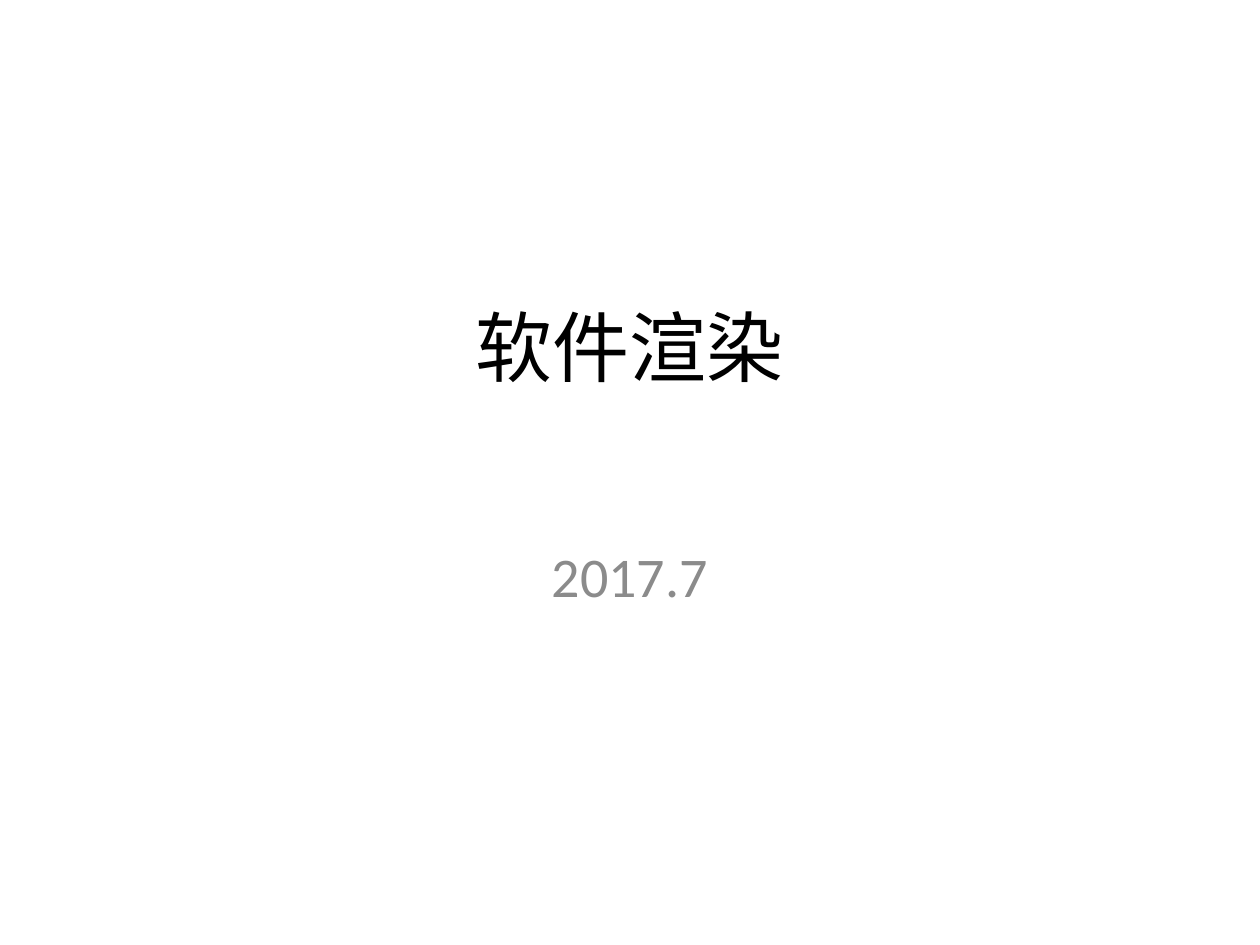
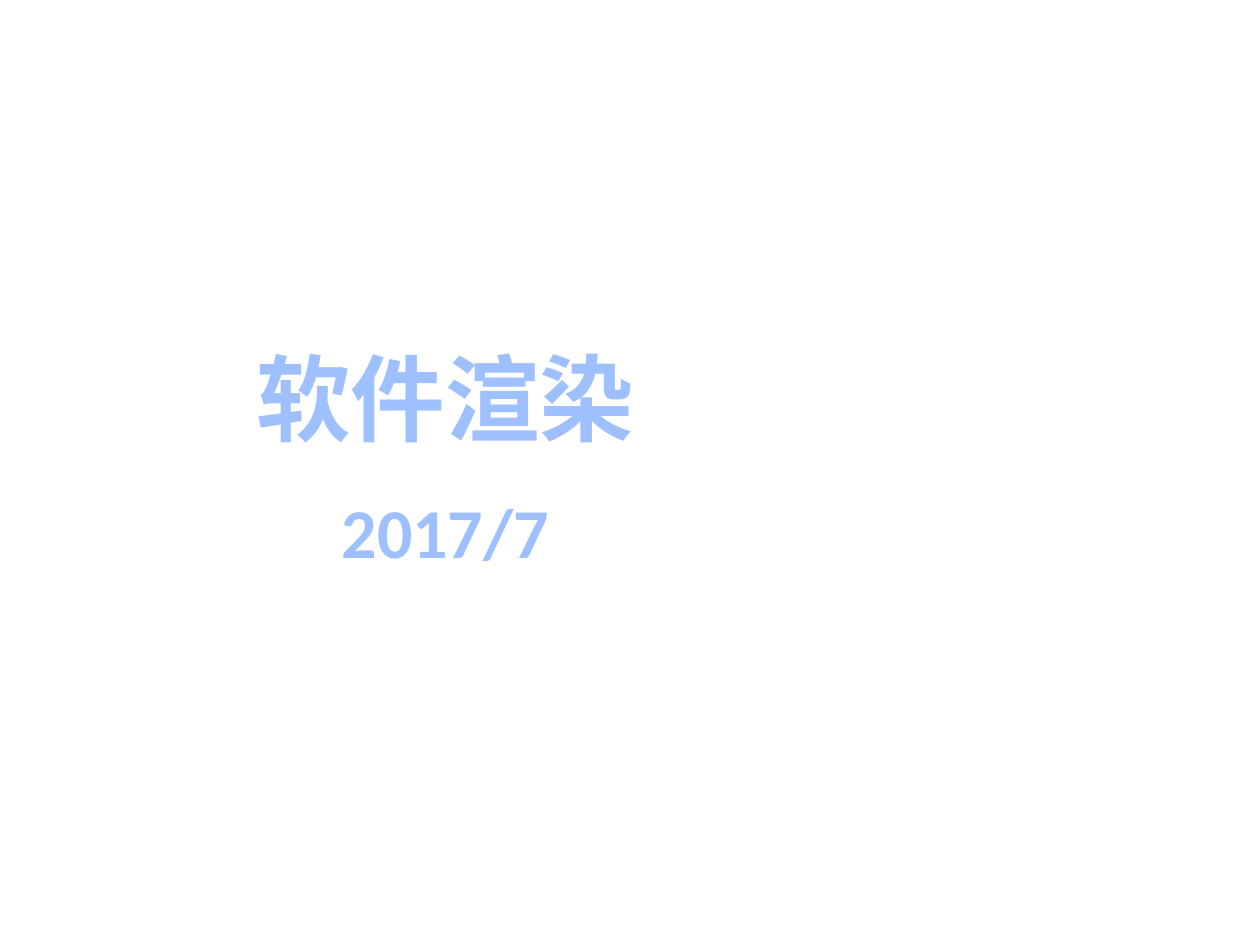
Before and after one commit to SeventhMage/MagicX, a slide deck: slide 1 of SoftEngine/doc/SoftwareRender.pptx. Drawn at 1260x945 pixels with LibreOffice and Linux fonts; fonts in the diff are those of the drawing; background and template pictures are left out. Boxes give left, top, right and bottom in pixels: in the first picture for what was removed or moved away, otherwise in the second. Text is boxed around its words. In the diff, an @@ line names an element or a change of style, - is before the commit and + after.

```diff
--- a/SoftEngine/doc/SoftwareRender.pptx
+++ b/SoftEngine/doc/SoftwareRender.pptx
@@ text "软件渲染": place and size @@
-text "软件渲染" at (476, 311, 784, 382)
+text "软件渲染" at (256, 353, 634, 442)
@@ text "软件渲染" at (256, 353, 634, 442): size 44 to 54 pt, text colour #000000 to gradient #BFD3F9 to #A0C1FF to #003D85, letter outline none to #467AB8 0.83 pt, bold on @@
@@ text at (342, 509, 549, 561): text changed; size 32 to 40 pt; text colour #8C8C8C to gradient #BFD3F9 to #A0C1FF to #003D85; bold on @@
-2017.7
+2017/7
```
Also in this commit, not shown: 1 other slide changed.
